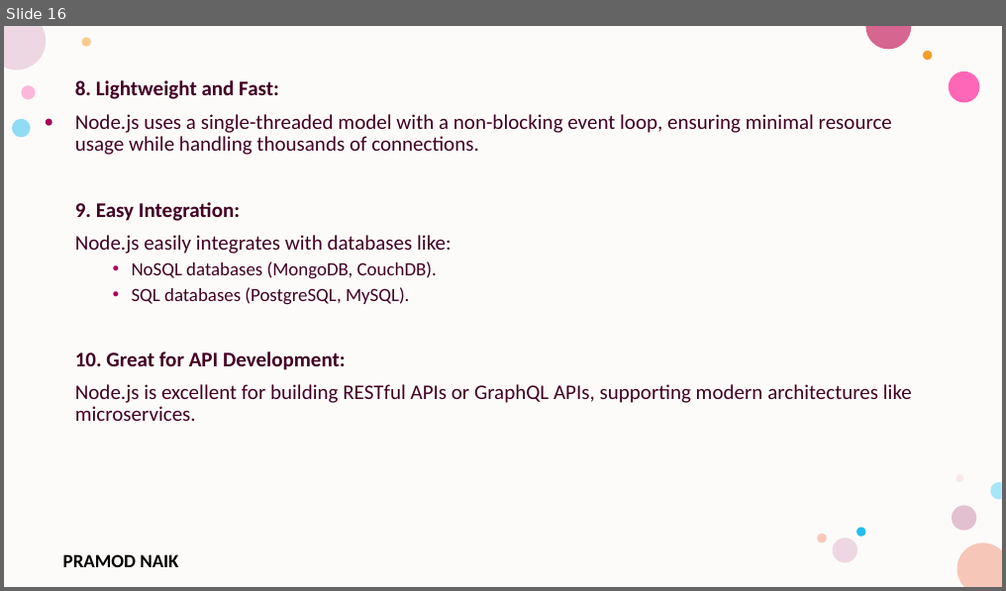
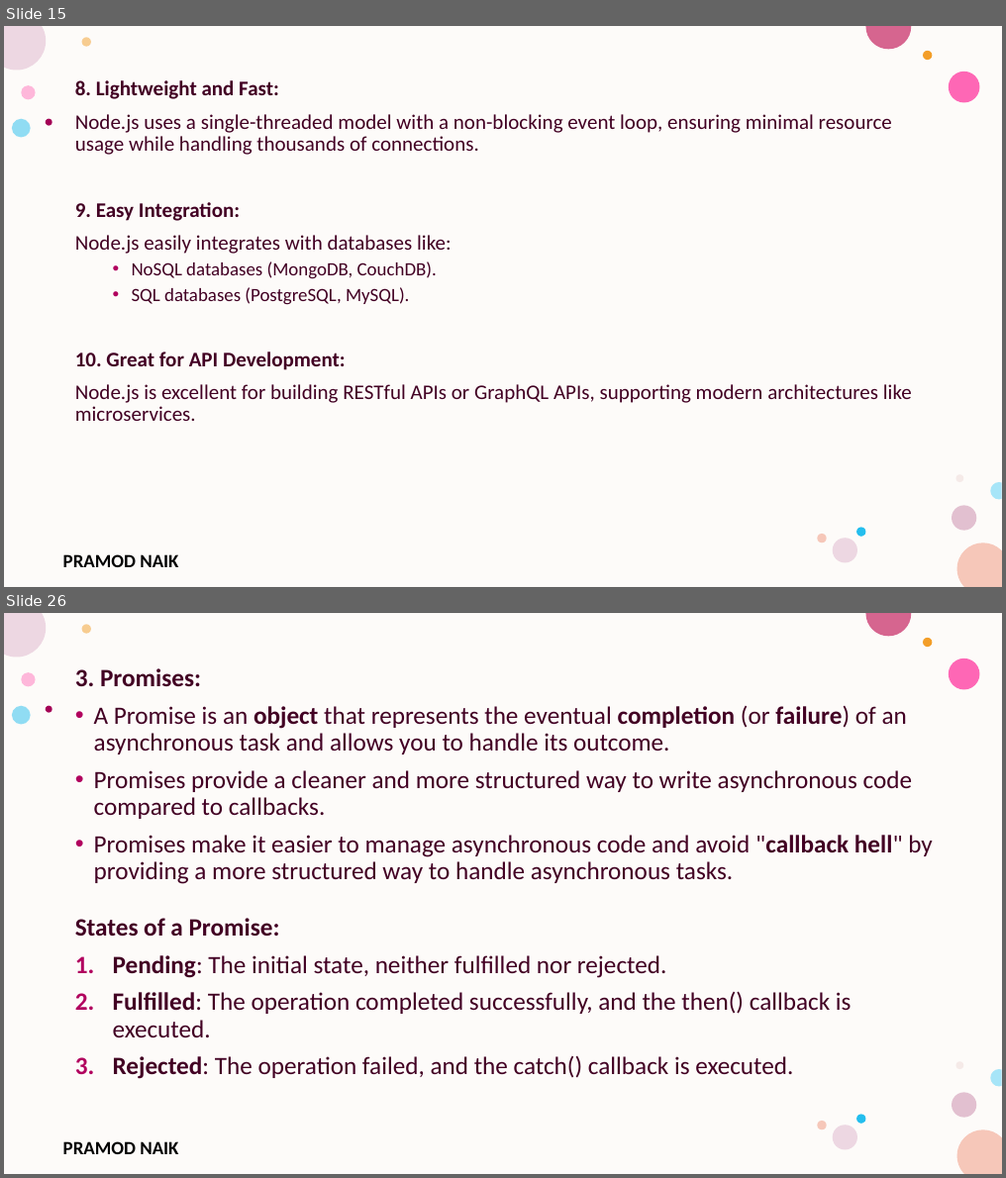
Before and after one commit to PRAMOD-VISHNU-NAIK/MCA-3rd-Sem-Srinivas-College, a slide deck: Theory CLass Notes/Module-1.pptx. Shown one above the other, each under a label of ours: slide 16 before the commit, slides 15 and 26 after it; the slides between them are not shown. The pictures are 1006x591 and 1006x1178 pixels, drawn with LibreOffice and Linux fonts; fonts in the diff are those of the drawing; background and template pictures are left out. Boxes give left, top, right and bottom in pixels: in the first picture for what was removed or moved away, otherwise in the second. Text is boxed around its words. In the diff, an @@ line names an element or a change of style, - is before the commit and + after.

```diff
--- a/Theory CLass Notes/Module-1.pptx
+++ b/Theory CLass Notes/Module-1.pptx
@@ slide 26 added at <box>4,613,1002,1174</box>, background #FFFFFF; not listed: 17 template elements that a slide beside it also shows @@
@@ text added at <box>75,668,933,1079</box>, 24 pt, text #420023 @@
+3. Promises:
+• A Promise is an object that represents the eventual completion (or failure) of an asynchronous task and allows you to handle its outcome.
+• Promises provide a cleaner and more structured way to write asynchronous code compared to callbacks.
+• Promises make it easier to manage asynchronous code and avoid "callback hell" by providing a more structured way to handle asynchronous tasks.
+States of a Promise:
+1. Pending: The initial state, neither fulfilled nor rejected.
+2. Fulfilled: The operation completed successfully, and the then() callback is executed.
+3. Rejected: The operation failed, and the catch() callback is executed.
@@ what was slide 16 is now slide 15 @@
```
Also in this commit, not shown: 41 other slides added, 6 slides removed, 1 other file.
